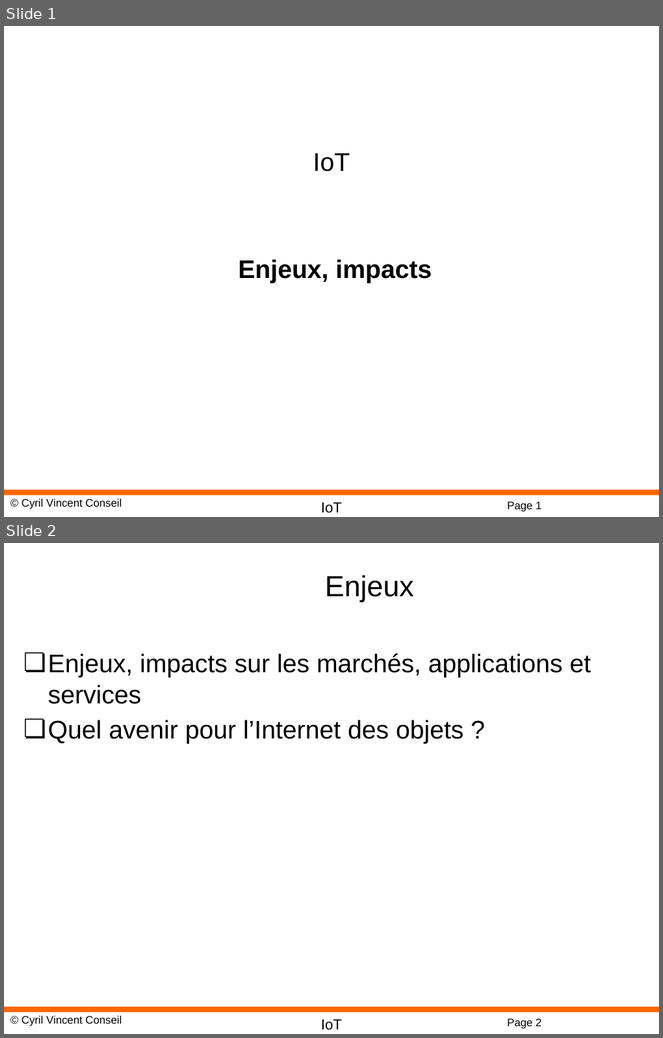
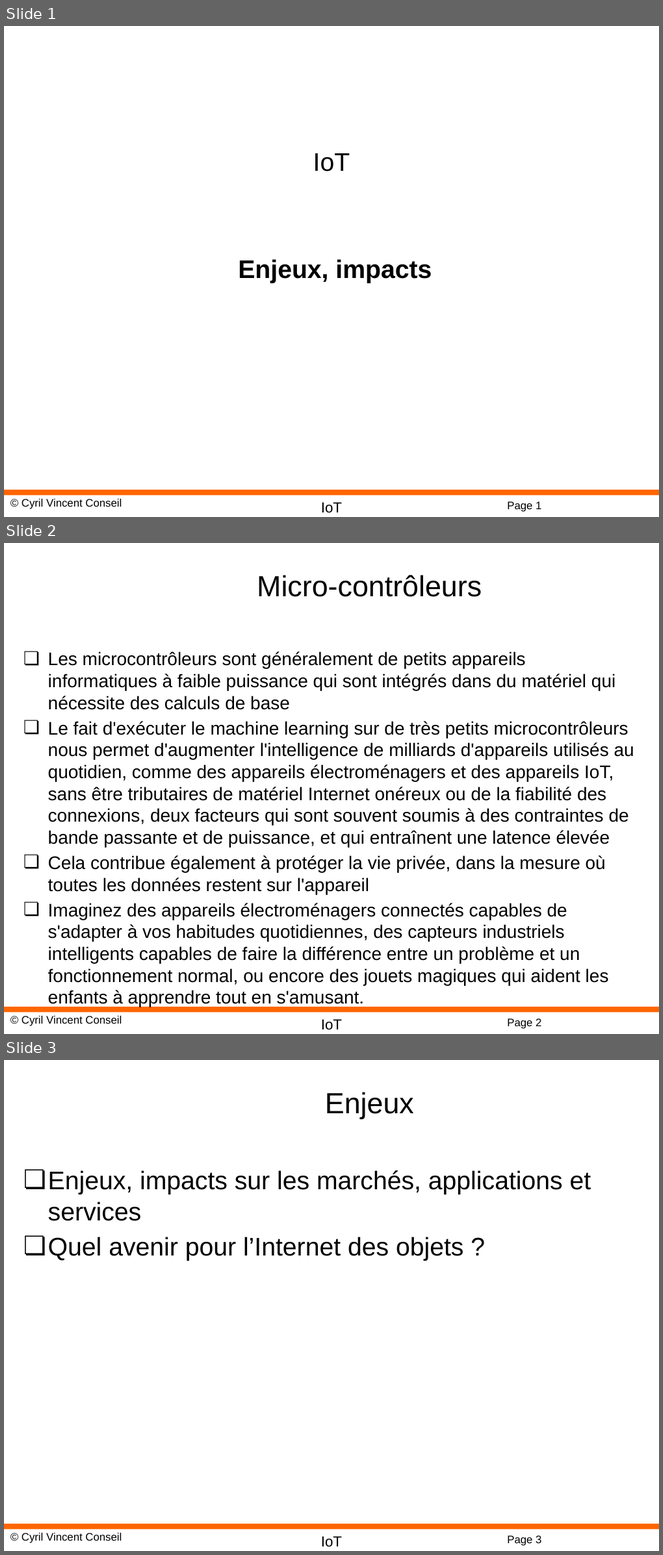
Before and after one commit to cyrilvincent/iot-ai, a slide deck: ppt/IoTAI02-Challenge&Impact.pptx. Shown one above the other, each under a label of ours: slides 1 and 2 before the commit, slides 1, 2 and 3 after it. The pictures are 663x1038 and 663x1555 pixels, drawn with LibreOffice and Linux fonts; fonts in the diff are those of the drawing; background and template pictures are left out. Boxes give left, top, right and bottom in pixels: in the first picture for what was removed or moved away, otherwise in the second. Text is boxed around its words. In the diff, an @@ line names an element or a change of style, - is before the commit and + after.

```diff
--- a/ppt/IoTAI02-Challenge&Impact.pptx
+++ b/ppt/IoTAI02-Challenge&Impact.pptx
@@ slide 2 added at [4,543,659,1034], background #FFFFFF; not listed: 4 template elements that a slide beside it also shows @@
@@ title added at [257,575,482,597], 32 pt, text #000000 @@
+Micro-contrôleurs
@@ text added at [48,652,634,1007], 20 pt, text #000000 @@
+❏ Les microcontrôleurs sont généralement de petits appareils informatiques à faible puissance qui sont intégrés dans du matériel qui nécessite des calculs de base
+❏ Le fait d'exécuter le machine learning sur de très petits microcontrôleurs nous permet d'augmenter l'intelligence de milliards d'appareils utilisés au quotidien, comme des appareils électroménagers et des appareils IoT, sans être tributaires de matériel Internet onéreux ou de la fiabilité des connexions, deux facteurs qui sont souvent soumis à des contraintes de bande passante et de puissance, et qui entraînent une latence élevée
+❏ Cela contribue également à protéger la vie privée, dans la mesure où toutes les données restent sur l'appareil
+❏ Imaginez des appareils électroménagers connectés capables de s'adapter à vos habitudes quotidiennes, des capteurs industriels intelligents capables de faire la différence entre un problème et un fonctionnement normal, ou encore des jouets magiques qui aident les enfants à apprendre tout en s'amusant.
@@ what was slide 2 is now slide 3 @@
@@ page number at [507,1536,542,1546]: text changed @@
-Page 2
+Page 3
```
Also in this commit, not shown: 9 other files.
